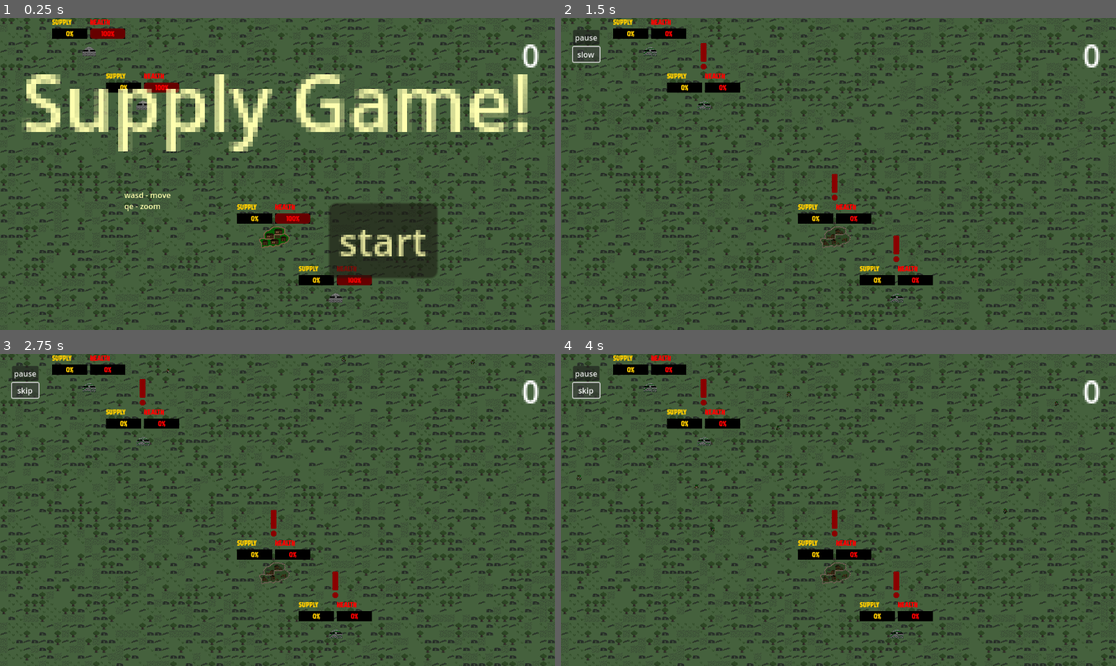
Above: before the commit, frames 1-4 (two rows, left to right).
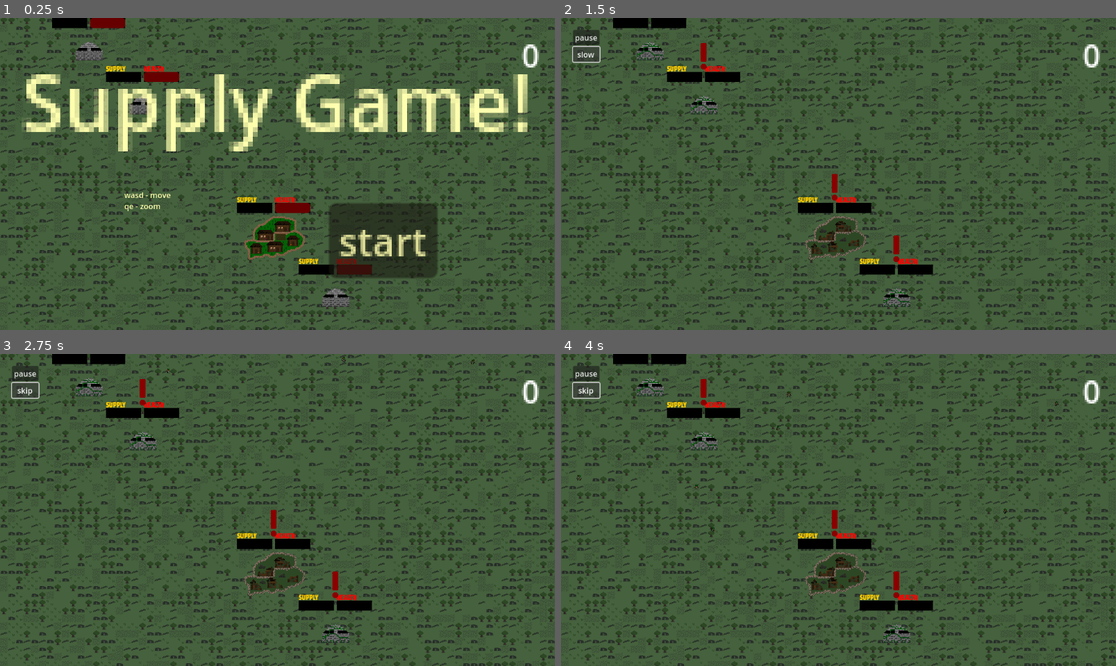
Above: after the commit, the same moments.

Repository: lewis785/ludum-dare-53
Game: Godot game, scene res://scenes/main.tscn
Two runs of this game, one before a commit and one after it. Both use one fixed random seed, a clock stepped at 60 frames per second and the inputs below.
Inputs:
- Up to frame 1 (0.25 s): no input
- Up to frame 2 (1.5 s): click "start" at 0.5 s; click "skip" at 1.25 s
- Up to frame 3 (2.75 s): click "slow" at 2 s
- Up to frame 4 (4 s): click "skip" at 2.75 s; click "slow" at 3.5 s

The runs differ from the first frame. In frame 1, 4.9% of the frame differs, in the area x 9-68%, y 0-93%; in frame 2, 4.9%; in frame 3, 4.9%; in frame 4, 4.9%.

Commit message:
feat: scale fixes

Diff:
--- a/scenes/map/map.tscn
+++ b/scenes/map/map.tscn
@@ -79,6 +79,7 @@
 sources/0 = SubResource("TileSetAtlasSource_h00j2")
 
 [node name="map" type="Node2D"]
+z_index = -4096
 script = ExtResource("1_tc22o")
 width = 300
 height = 300
--- a/scenes/map/map_populate.gd
+++ b/scenes/map/map_populate.gd
@@ -12,6 +12,7 @@
 var tree
 var structure: PackedScene = preload("res://scenes/structure/structure.tscn")
 var depot: PackedScene = preload("res://scenes/supply_depot/supply_depot.tscn")
+var roads: PackedScene = preload("res://scenes/roads/roads.tscn")
 
 # Centre sector is spawn
 # Each Sector has a town
@@ -35,11 +36,16 @@
 	town_turret_range = sector_width/4
 
 	populate_map()
+	create_roads()
 
 func populate_map():
 	for sector_num in map_sectors:
 		fill_sector(sector_num)
 	create_depot()
+
+func create_roads():
+	var instanced_roads = roads.instantiate()
+	tree.current_scene.add_child.call_deferred(instanced_roads)
 
 func fill_sector(sector_number):
 	var sector_x = (sector_number % map_columns) * sector_width
--- a/scenes/roads/roads.gd
+++ b/scenes/roads/roads.gd
@@ -24,18 +24,18 @@
 
 	line.material = roadShader
 	line.points = [start.position, end.position]
-	line.width = 10
+	line.width = 1
 	# Add the Line2D node as a child of the scene
 	add_child(line)
 
 func update_roads():
-	print("Updating roads")
 	var root = self.get_tree().current_scene
-	var depot = root.find_child('supply_depot')
+	var depot = get_tree().get_nodes_in_group('depots')[0]
 	var structs = get_tree().get_nodes_in_group('structures')
 
 	for struct in structs:
-		if (struct.owned):
+		if struct.owned:
+			print(struct.owned)
 			draw_road(depot, struct)
 
 
--- a/scenes/roads/roads.tscn
+++ b/scenes/roads/roads.tscn
@@ -3,4 +3,5 @@
 [ext_resource type="Script" path="res://scenes/roads/roads.gd" id="1_sxwdl"]
 
 [node name="roads" type="Node2D"]
+z_index = -1
 script = ExtResource("1_sxwdl")
--- a/scenes/status_bar/status_bar.tscn
+++ b/scenes/status_bar/status_bar.tscn
@@ -27,10 +27,12 @@
 theme = SubResource("Theme_adewy")
 theme_override_styles/background = SubResource("StyleBoxFlat_48n52")
 value = 45.0
+show_percentage = false
 
 [node name="Label" type="Label" parent="."]
 layout_mode = 0
-offset_right = 40.0
-offset_bottom = 23.0
+offset_top = 7.0
+offset_right = 73.0
+offset_bottom = 30.0
 theme = SubResource("Theme_bp1q4")
 text = "Status Bar"
--- a/scenes/structure/structure.gd
+++ b/scenes/structure/structure.gd
@@ -97,6 +97,11 @@
 
 func subtract_damage_from_health(damage):
 	health -= damage
+	if health <= 0:
+		owned = false
+		print("ded lol")
+		manage_ownership()
+
 
 func update_health_label(new_health):
 	_health_bar.set_percentage(new_health)
@@ -118,7 +123,6 @@
 	handle_death()
 	if health <= 0:
 		update_health_label(0)
-		manage_ownership()
 		return
 	if tick:
 		if can_take_damage():
@@ -218,7 +222,8 @@
 	if body.name.contains('SupplyTruck'):
 		unload_truck(body)
 		heal(heal_amount)
-		self.owned = true
+		owned = true
+		manage_ownership()
 		signal_bus.emit_signal('update_ownership')
 	var body_parent_name = body.get_parent().name
 	if str(body_parent_name).begins_with(parent_name):
--- a/scenes/structure/structure.tscn
+++ b/scenes/structure/structure.tscn
@@ -140,12 +140,13 @@
 
 [node name="AnimatedSprite2D" type="AnimatedSprite2D" parent="StructureArea2D"]
 texture_filter = 1
+scale = Vector2(2, 2)
 sprite_frames = SubResource("SpriteFrames_d1qeo")
 frame_progress = 0.245583
 
 [node name="Borders" type="AnimatedSprite2D" parent="StructureArea2D"]
-position = Vector2(5, 3.26563)
-scale = Vector2(0.757143, 0.560385)
+position = Vector2(11, 6.5)
+scale = Vector2(1.5, 1.10526)
 sprite_frames = SubResource("SpriteFrames_ukjnt")
 
 [node name="RangeArea2D" type="Area2D" parent="."]
@@ -165,18 +166,18 @@
 
 [node name="health" parent="." instance=ExtResource("10_srmwv")]
 offset_left = 3.0
-offset_top = -69.0
+offset_top = -91.0
 offset_right = 3.0
-offset_bottom = -69.0
+offset_bottom = -91.0
 label = "Health"
 percentage = 100
 colour = Color(1, 0, 0, 1)
 
 [node name="supply" parent="." instance=ExtResource("10_srmwv")]
 offset_left = -76.0
-offset_top = -69.0
+offset_top = -91.0
 offset_right = -76.0
-offset_bottom = -69.0
+offset_bottom = -91.0
 label = "Supply"
 colour = Color(1, 0.803922, 0, 1)
 
--- a/scenes/supply_depot/supply_depot.tscn
+++ b/scenes/supply_depot/supply_depot.tscn
@@ -87,11 +87,12 @@
 [sub_resource type="RectangleShape2D" id="RectangleShape2D_t2igs"]
 size = Vector2(23.1077, 12.918)
 
-[node name="supply_depot" type="Area2D"]
+[node name="supply_depot" type="Area2D" groups=["depots"]]
 script = ExtResource("1_8fqxo")
 
 [node name="DepotSprite" type="AnimatedSprite2D" parent="."]
-position = Vector2(0, -9.01217)
+position = Vector2(-2, 17)
+scale = Vector2(5, 5)
 sprite_frames = SubResource("SpriteFrames_u2thd")
 animation = &"depot-healthy"
 
@@ -104,6 +105,7 @@
 [node name="CollisionShape2D" type="CollisionShape2D" parent="."]
 visible = false
 position = Vector2(0.539028, -0.465317)
+scale = Vector2(2, 2)
 shape = SubResource("RectangleShape2D_t2igs")
 
 [node name="RefillTimer" type="Timer" parent="."]
